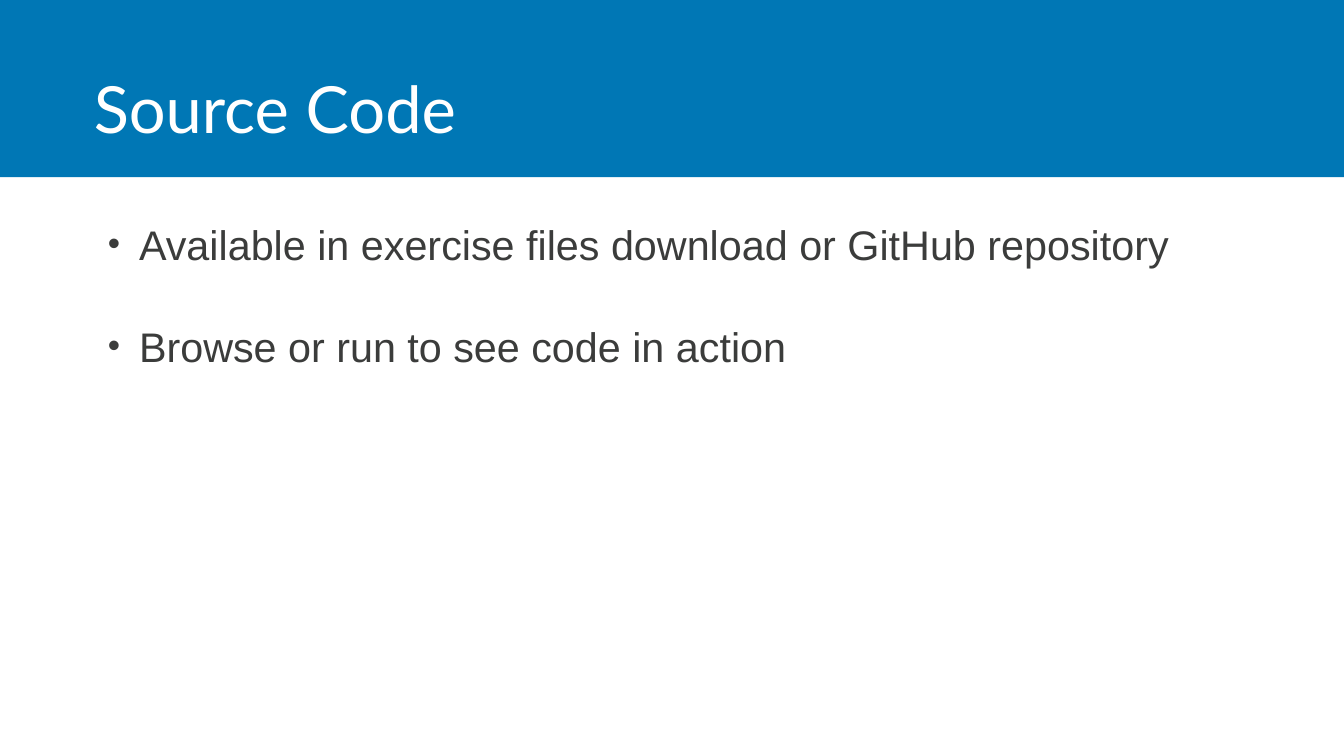
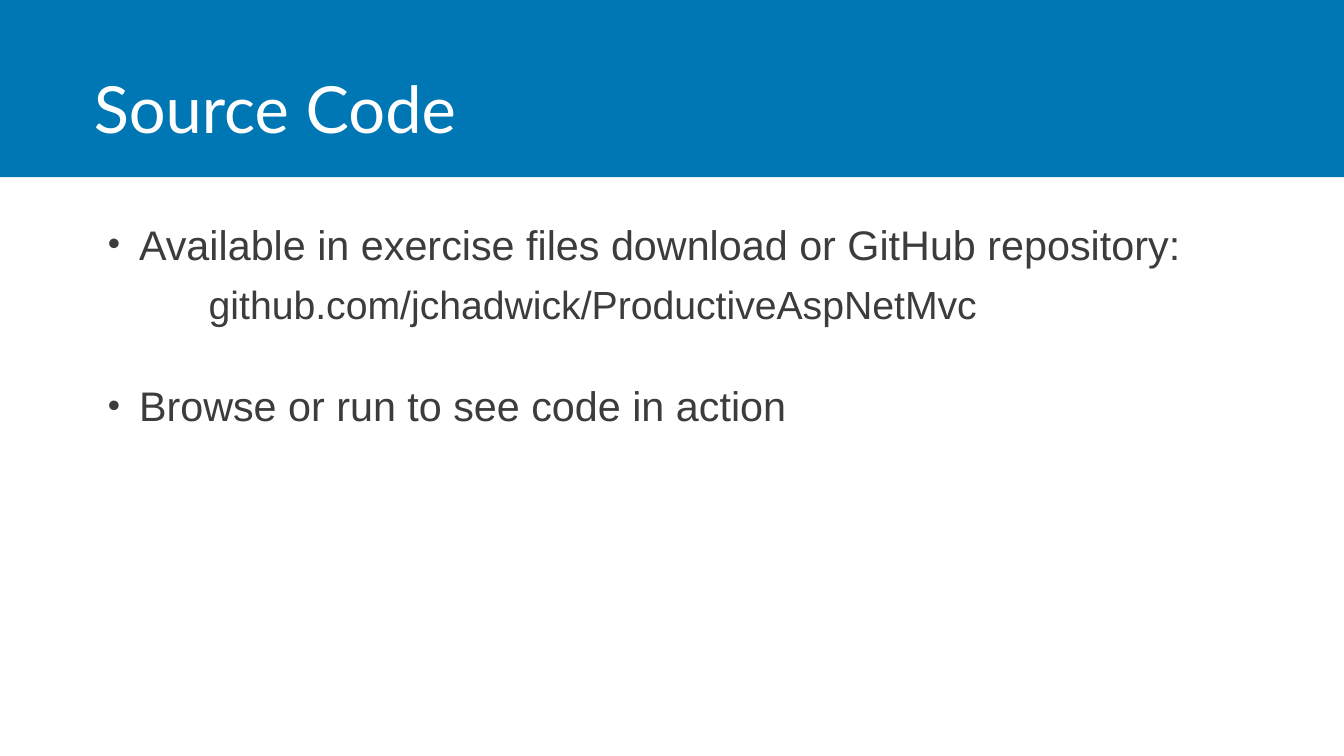
Before and after one commit to jchadwick/CustomizingAspNetMvc, a slide deck: slide 4 of 08_01-NextSteps.pptx. Drawn at 1344x756 pixels with LibreOffice and Linux fonts; fonts in the diff are those of the drawing. Boxes give left, top, right and bottom in pixels: in the first picture for what was removed or moved away, otherwise in the second. Text is boxed around its words. In the diff, an @@ line names an element or a change of style, - is before the commit and + after.

```diff
--- a/08_01-NextSteps.pptx
+++ b/08_01-NextSteps.pptx
@@ text at bbox=[139, 230, 1180, 327]: text changed @@
-• Available in exercise files download or GitHub repository
+• Available in exercise files download or GitHub repository:
+  github.com/jchadwick/ProductiveAspNetMvc
```
Also in this commit, not shown: 2 other files.
